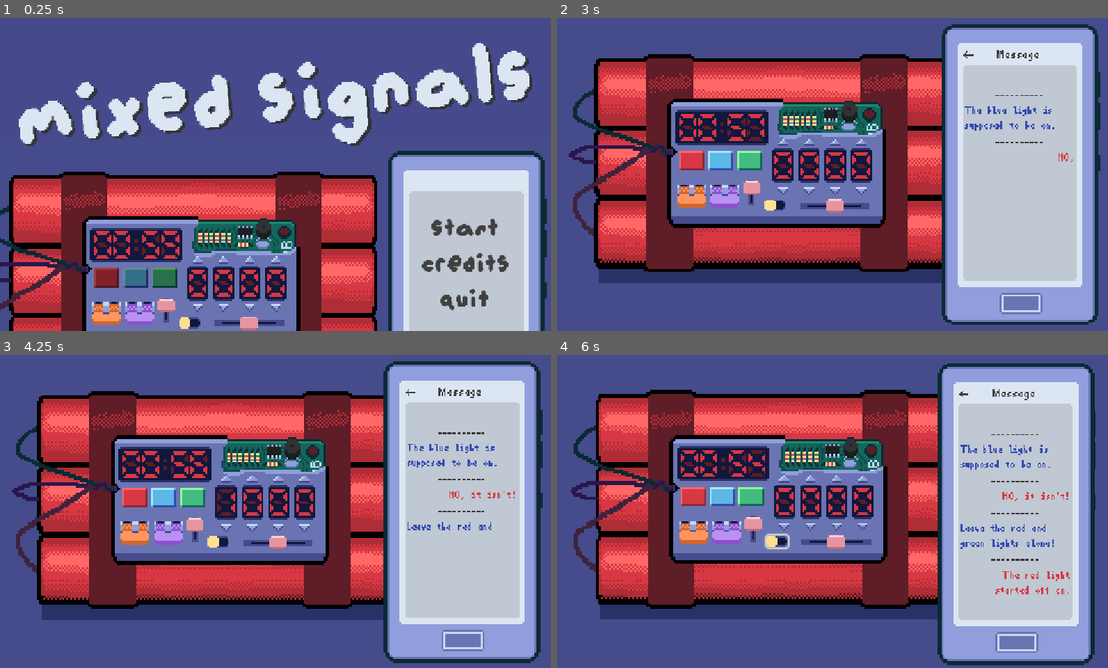
Above: before the commit, frames 1-4 (two rows, left to right).
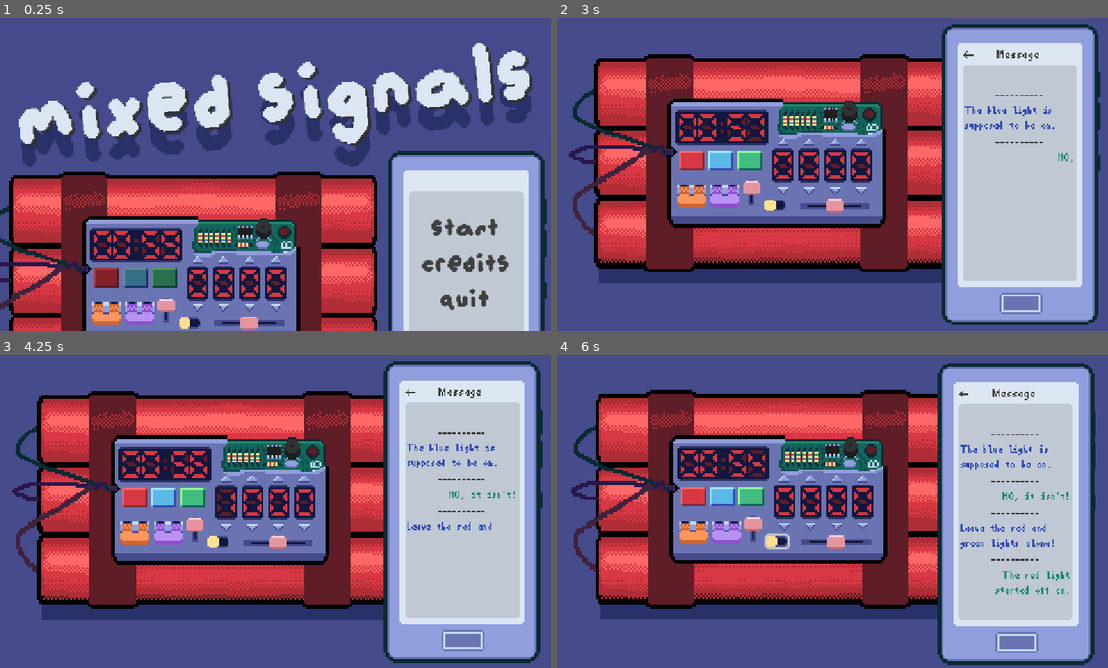
Above: after the commit, the same moments.

Repository: Mr-Excoem/brackeys-jam-2026-2
Game: Godot game, scene res://main.tscn
Same seed, same stepped clock (60 frames per second), same inputs: the game is played once before the commit and once after it.
Inputs (mouse positions are in pixels of both pictures, inside the frame that each line leads up to):
- Up to frame 1 (0.25 s): no input
- Up to frame 2 (3 s): click "START" at 0.5 s; click (694, 161) at 1.25 s; click (749, 158) at 2 s; click (722, 161) at 2.75 s
- Up to frame 3 (4.25 s): click (225, 480) at 3.52 s
- Up to frame 4 (6 s): click (782, 527) at 4.27 s; click (777, 542) at 5.02 s; tap Enter at 5.75 s; move the mouse to (1019, 411) at 5.77 s; hold Right from 5.78 s (still down); tap Alt at 5.85 s; click (1019, 411) at 5.92 s

The runs differ from the first frame. In frame 1, 4.2% of the frame differs, in the area x 3-97%, y 16-48%; in frame 2, less than 0.1%; in frame 3, less than 0.1%; in frame 4, 0.3%.

Commit message:
Added captcha popup into game

Diff:
--- a/brackeys-2026/bomb_scenes/captcha_chanllenge.gd
+++ b/brackeys-2026/bomb_scenes/captcha_chanllenge.gd
@@ -3,14 +3,14 @@
 @export var chanllenge_pic:SpriteFrames
 const ANIMATION = "default"
 
-#var button = preload("uid://8yp4hl3hteiy")
+var button = preload("res://bomb_scenes/captcha_button.tscn")
 
 func _ready() -> void:
 	for idx in chanllenge_pic.get_frame_count(ANIMATION):
-		#var button_instance := button.instantiate()
+		var button_instance := button.instantiate()
 		var texture := chanllenge_pic.get_frame_texture(ANIMATION, idx)
-		#button_instance.state_changed.connect(get_parent()._on_any_button_pressed)
-		#button_instance.index = idx
+		button_instance.state_changed.connect(get_parent()._on_any_button_pressed)
+		button_instance.index = idx
 
-		#add_child(button_instance)
-		#button_instance.button.texture_normal = texture
+		add_child(button_instance)
+		button_instance.button.texture_normal = texture
--- a/brackeys-2026/bomb_scenes/captcha_offset.gd
+++ b/brackeys-2026/bomb_scenes/captcha_offset.gd
@@ -20,3 +20,4 @@
 	$HumanVeritificationPopup/Tickmark.show()
 	await get_tree().create_timer(0.2).timeout
 	$AnimationPlayer.play_backwards("popup")
+	solved.emit()
--- a/brackeys-2026/main.gd
+++ b/brackeys-2026/main.gd
@@ -15,6 +15,8 @@
 var correct_circuit_breaker2 = true
 
 var time_up := false
+
+var is_checking_solution := true
 
 @onready var game_title: RichTextLabel = $TitleLayer/GameTitle
 
@@ -76,16 +78,24 @@
 	{"speaker": "Delilah", "text": "No, that one is off."},
 ]
 
+var bomb_solved_dialogue = [
+	{"speaker": "Agnes", "text": "You did it! Congradulations!"},
+	{"speaker": "Delilah", "text": "Fine."},
+	{"speaker": "MrEx3c98", "text": "(Press [url={'restart'}]here[/url] to reset)"}
+]
+
+var current_dialogue = dialogue
+
 var chat_message_scene = preload("res://scenes/ChatMessage.tscn")
 @onready var phone = $CanvasLayer/Phone
 
 func show_dialogue():
-	if dialogue_index >= dialogue.size():
+	if dialogue_index >= current_dialogue.size():
 		return
 
 	await phone.add_dialogue(
-		dialogue[dialogue_index]["speaker"],
-		dialogue[dialogue_index]["text"]
+		current_dialogue[dialogue_index]["speaker"],
+		current_dialogue[dialogue_index]["text"]
 	)
 
 	await get_tree().process_frame
@@ -104,7 +114,8 @@
 #in this case, red_on is bomb.red_button.on
 
 func _input(_event):
-	check_solution()
+	if is_checking_solution:
+		check_solution()
 
 func _process(_delta):
 	if BombTimer.is_bomb_solved or time_up:
@@ -152,10 +163,32 @@
 		and slider2_correct
 		and circuit_breakers_correct
 	):
+		is_checking_solution = false
+		if randi_range(1,10) == 1:
+			$CaptchaLayer.popup()
+			return
 		print("BOMB DEFUSED!")
+		if dialogue_index >= current_dialogue.size():
+			current_dialogue = bomb_solved_dialogue
+			dialogue_index = 0
+			show_dialogue()
+		current_dialogue = bomb_solved_dialogue
+		dialogue_index = 0
 		BombTimer.is_bomb_solved = true
 		BombTimer.stop()
 		bomb.disable()
+
+func _on_captcha_layer_solved() -> void:
+	print("BOMB DEFUSED!")
+	if dialogue_index >= current_dialogue.size():
+		current_dialogue = bomb_solved_dialogue
+		dialogue_index = 0
+		show_dialogue()
+	current_dialogue = bomb_solved_dialogue
+	dialogue_index = 0
+	BombTimer.is_bomb_solved = true
+	BombTimer.stop()
+	bomb.disable()
 
 
 func _physics_process(_delta: float) -> void:
--- a/brackeys-2026/main.tscn
+++ b/brackeys-2026/main.tscn
@@ -13,10 +13,9 @@
 [ext_resource type="FontFile" uid="uid://dlx30nsjwooat" path="res://assets/font.ttf.woff" id="10_4c57u"]
 [ext_resource type="FontFile" uid="uid://dqo21lprcxs3e" path="res://assets/augiepixel.ttf" id="11_efxa6"]
 [ext_resource type="Texture2D" uid="uid://c8nycmnci4hiu" path="res://assets/dialogue_box.png" id="12_dg77c"]
-[ext_resource type="Script" uid="uid://vw5dcjf74jp5" path="res://scripts/game_title.gd" id="13_getpj"]
+[ext_resource type="Script" uid="uid://c83knad7rn0xg" path="res://scripts/title_offset.gd" id="13_getpj"]
 [ext_resource type="Script" uid="uid://c20hjkjbswkt1" path="res://bomb_scenes/captcha_offset.gd" id="13_w48qg"]
 [ext_resource type="PackedScene" uid="uid://jhu0iglghswl" path="res://bomb_scenes/human_veritification.tscn" id="13_ycdy4"]
-[ext_resource type="Script" uid="uid://d37jo82u0iua2" path="res://scripts/title_layer.gd" id="14_ryguw"]
 [ext_resource type="Texture2D" uid="uid://clxfjo63qhh2a" path="res://assets/human_veritification_popup.png" id="15_vivmo"]
 [ext_resource type="Texture2D" uid="uid://skgh56c3hr1t" path="res://assets/tickmark.png" id="16_2cqfq"]
 [ext_resource type="Script" uid="uid://bw58iborpdkse" path="res://scripts/camera_layer.gd" id="18_074og"]
@@ -482,6 +481,7 @@
 script = ExtResource("1_ig7tw")
 
 [node name="background" type="Sprite2D" parent="." unique_id=1138009476]
+z_index = -20
 position = Vector2(440, 644)
 scale = Vector2(4, 4)
 texture = ExtResource("2_h2yge")
@@ -580,7 +580,7 @@
 libraries/ = SubResource("AnimationLibrary_dg77c")
 
 [node name="TitleLayer" type="CanvasLayer" parent="." unique_id=1795220319]
-script = ExtResource("14_ryguw")
+script = ExtResource("13_getpj")
 
 [node name="GameTitle" type="RichTextLabel" parent="TitleLayer" unique_id=796722491]
 offset_left = -242.00009
@@ -598,7 +598,22 @@
 text = "[wave]Mixed Signals"
 horizontal_alignment = 1
 vertical_alignment = 1
-script = ExtResource("13_getpj")
+
+[node name="GameTitleShaddow" type="RichTextLabel" parent="TitleLayer/GameTitle" unique_id=1193364811]
+z_index = -10
+layout_mode = 0
+offset_top = 48.0
+offset_right = 1611.3916
+offset_bottom = 404.9192
+theme_override_colors/default_color = Color(0.16078432, 0.19607843, 0.40784314, 1)
+theme_override_constants/shadow_offset_x = 6
+theme_override_constants/shadow_offset_y = 5
+theme_override_fonts/normal_font = ExtResource("11_efxa6")
+theme_override_font_sizes/normal_font_size = 200
+bbcode_enabled = true
+text = "[wave]Mixed Signals"
+horizontal_alignment = 1
+vertical_alignment = 1
 
 [node name="CreditLayer" type="CanvasLayer" parent="." unique_id=584462538]
 visible = false
@@ -719,5 +734,6 @@
 [connection signal="pressed" from="CanvasLayer/Phone/TitlescreenButtons/Credit" to="." method="_on_credit_pressed"]
 [connection signal="pressed" from="CanvasLayer/Phone/TitlescreenButtons/Quit" to="." method="_on_quit_pressed"]
 [connection signal="gui_input" from="CreditLayer/Control" to="." method="_on_credit_screen_input"]
+[connection signal="solved" from="CaptchaLayer" to="." method="_on_captcha_layer_solved"]
 [connection signal="pressed" from="CaptchaLayer/HumanVeritificationPopup/Button" to="CaptchaLayer" method="_on_button_pressed"]
 [connection signal="meta_clicked" from="MiscLayer/End" to="MiscLayer" method="_on_end_meta_clicked"]
--- a/brackeys-2026/scripts/chat_message.gd
+++ b/brackeys-2026/scripts/chat_message.gd
@@ -28,9 +28,9 @@
 	if speaker == "Agnes":
 		horizontal_alignment = HORIZONTAL_ALIGNMENT_LEFT
 		starting_text = LINE+"[color=#3349b2]"
-	else:
+	elif speaker == "Delilah":
 		horizontal_alignment = HORIZONTAL_ALIGNMENT_RIGHT
-		starting_text = LINE+'[color=#d83842]'
+		starting_text = LINE+'[color=#21896e]'
 		#or #21896e if you prefer green
 
 	text = ""
Not shown, removed: brackeys-2026/scripts/title_layer.gd.uid
Renamed: brackeys-2026/scripts/title_layer.gd -> brackeys-2026/scripts/title_offset.gd
Not shown, added: brackeys-2026/scripts/title_offset.gd.uid
